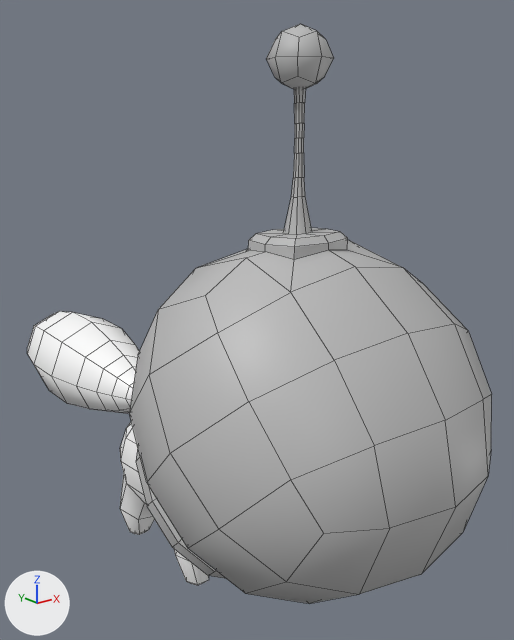
A saved change to the FBX model Assets/Cat/cat.fbx.
The view is the same before and after, from a 50 mm camera at (-0.139, -0.21, 0.213) aimed at (0.026, -0.004, 0.131). Every picture has the same lights, and +X, +Y and +Z are marked at lower left. Mesh edges are drawn as thin lines. Where no turn or scale is listed for an object, it has been applied to the vertices.

Objects in the first picture: 'bobble', 'body', 'helmet'.
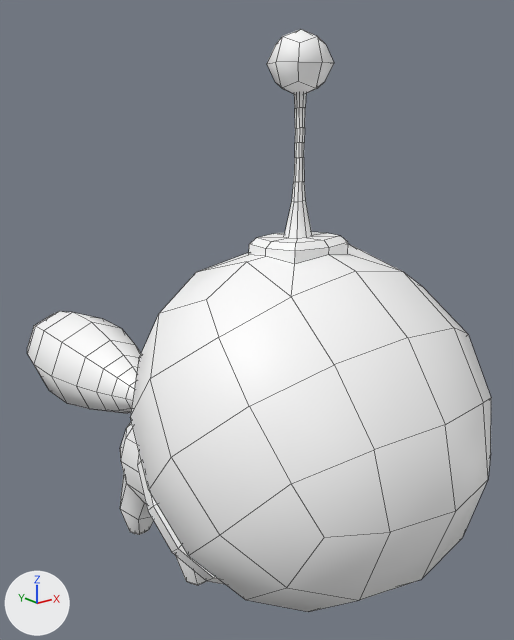
Where the newer file only moved an object's origin or applied its transform, the numbers keep the older frame.

Boxes [x1, y1, x2, y2] around the edits, measured in the pictures (514 x 640 px):
'helmet.001', added
    after: [130, 93, 491, 612]
'helmet', hidden
    before: [129, 88, 492, 604]
'bobble', hidden
    before: [266, 24, 334, 89]
'geo1', added
    after: [267, 29, 334, 95]

The change in detail:
Material 'lambert1' (mat_lambert1) changes colour from grey #bcbcbc to white #ffffff; in linear values from (0.5, 0.5, 0.5) to (1.0, 1.0, 1.0).
Material 'helmet1' (mat_helmet1) is new.
Its base color is (1.0, 1.0, 1.0) (white #ffffff).
me_mesh_001 has 26 vertices, 24 faces and spans x -0.0087..0.0087, y 0.1614..0.1788, z 0.1912..0.2086.
me_mesh_001 is used by ob_bobble; location (0.0, -0.2251, 0.0235).
me_mesh_001 no longer uses material mat_lambert1 (grey #bcbcbc).
me_mesh_001 part 1: the whole mesh is turned -90 degrees about the x axis through its middle and scaled by 100, then moved by (0.0, 18.3952, 5.2793).
me_mesh_001 now uses material mat_helmet1 (white #ffffff).
me_mesh has 241 vertices, 232 faces and spans x -0.055..0.055, y 0.108..0.226, z 0.034..0.193.
me_mesh is used by ob_helmet; location (0.0, -0.2251, 0.0235).
me_mesh part 2: the whole mesh is turned -90 degrees about the x axis through its middle and scaled by 100, then moved by (0.0, 9.768, 5.682).
Mesh me_mesh_005 is new.
It has 26 vertices, 24 faces and spans x -0.0087..0.0087, y -0.0637..-0.0463, z 0.1706..0.188.
It uses material mat_lambert1 (white #ffffff).
Mesh me_mesh_004 is new.
It has 241 vertices, 232 faces and spans x -0.055..0.055, y -0.117..0.001, z 0.011..0.173.
It uses material mat_lambert1 (white #ffffff).
Object 'bobble' (ob_bobble) is now hidden.
Object 'helmet' (ob_helmet) is now hidden.
Object 'geo1' (ob_geo1) is new; it shows me_mesh_005.
Its location is (0.0003, 0.0001, 0.0428).
Object 'helmet.001' (ob_helmet_001) is new; it shows me_mesh_004.
Its location is (0.0003, 0.0001, 0.0428).
